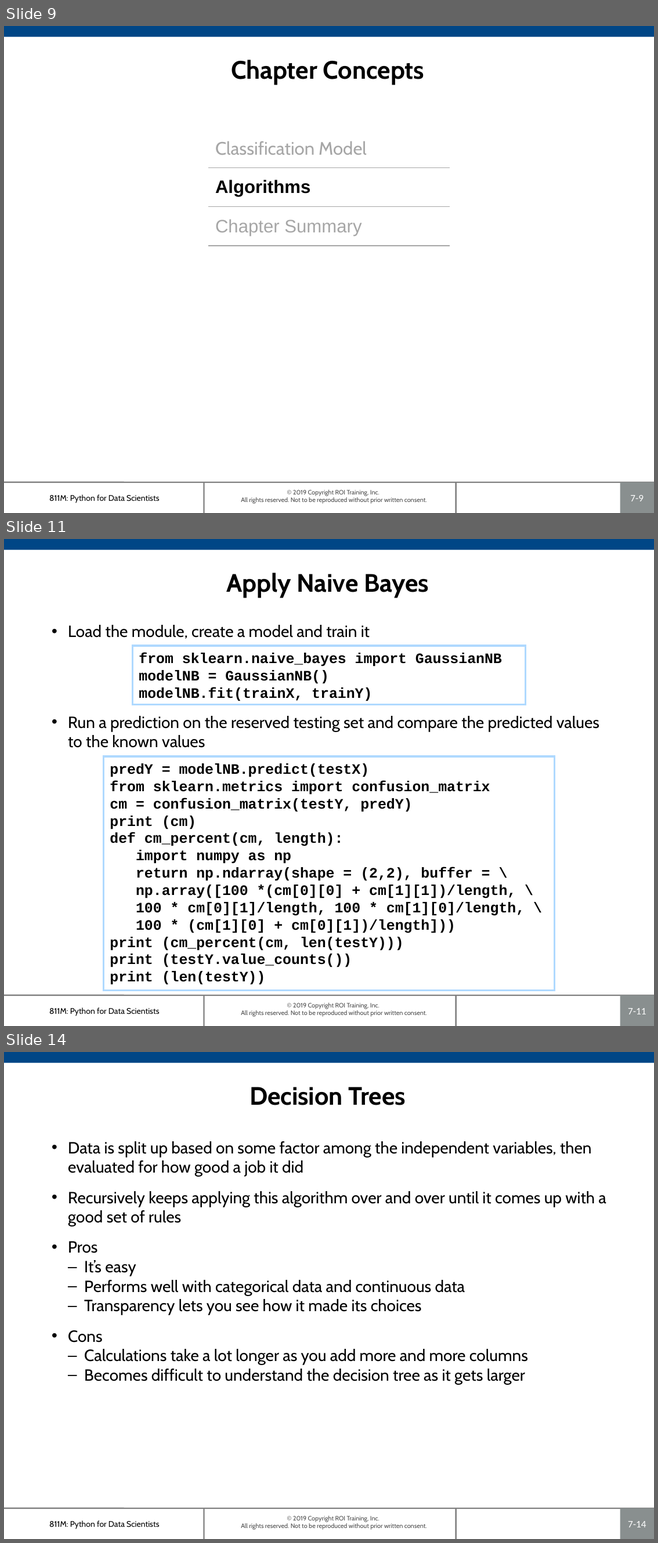
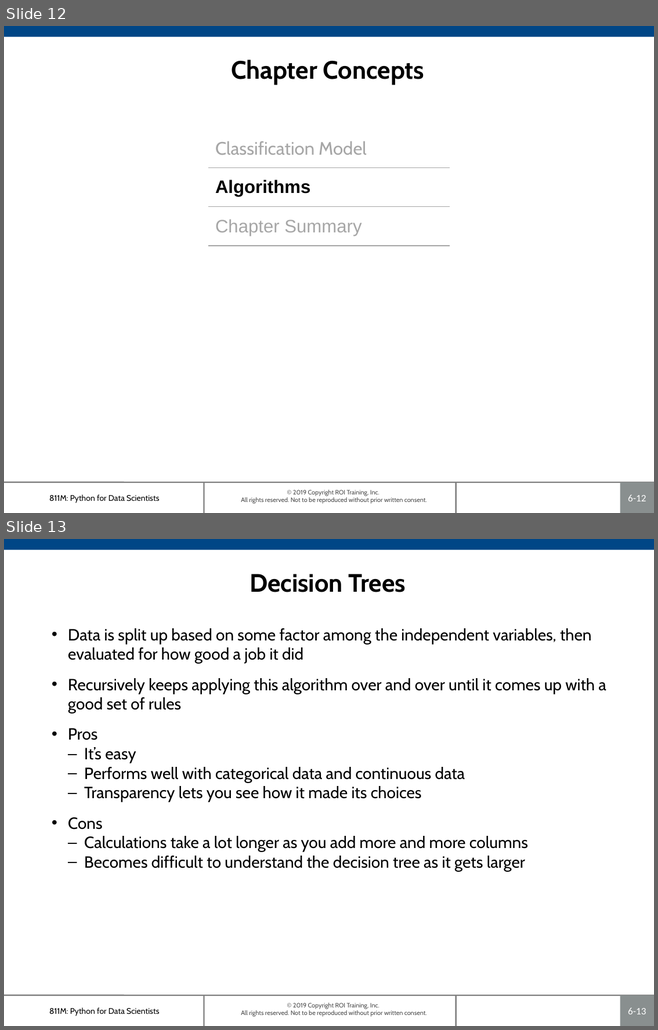
Before and after one commit to roitraining/SparkforDataEngineers, a slide deck: Ch06_ClassificationModels.pptx. Shown one above the other, each under a label of ours: slides 9, 11 and 14 before the commit, slides 12 and 13 after it; the slides between them are not shown. The pictures are 658x1543 and 658x1030 pixels, drawn with LibreOffice and Linux fonts; fonts in the diff are those of the drawing; background and template pictures are left out. Boxes give left, top, right and bottom in pixels: in the first picture for what was removed or moved away, otherwise in the second. Text is boxed around its words. In the diff, an @@ line names an element or a change of style, - is before the commit and + after.

```diff
--- a/Ch06_ClassificationModels.pptx
+++ b/Ch06_ClassificationModels.pptx
@@ slide 11 removed at [4,539,654,1026], background #FFFFFF; not listed: 7 template elements that a slide beside it also shows @@
@@ title removed at [226,573,429,598] @@
-Apply Naive Bayes
@@ text removed at [68,625,599,748] @@
-• Load the module, create a model and train it
-• Run a prediction on the reserved testing set and compare the predicted values to the known values
@@ rectangle removed at [133,646,525,705] @@
-from sklearn.naive_bayes import GaussianNB
-modelNB = GaussianNB()
-modelNB.fit(trainX, trainY)
@@ rectangle removed at [103,756,554,990] @@
-predY = modelNB.predict(testX)
-from sklearn.metrics import confusion_matrix
-cm = confusion_matrix(testY, predY)
-print (cm)
-def cm_percent(cm, length):
-import numpy as np
-return np.ndarray(shape = (2,2), buffer = \
-np.array([100 *(cm[0][0] + cm[1][1])/length, \
-100 * cm[0][1]/length, 100 * cm[1][0]/length, \
-100 * (cm[1][0] + cm[0][1])/length]))
-print (cm_percent(cm, len(testY)))
-print (testY.value_counts())
-print (len(testY))
@@ what was slide 9 is now slide 12 @@
@@ page number at [628,495,645,502]: text changed @@
-7-9
+6-12
@@ what was slide 14 is now slide 13 @@
@@ page number at [628,1008,645,1015]: text changed @@
-7-14
+6-13
```
Also in this commit, not shown: 6 slides changed, 9 slides added, 17 other slides removed, 1 other file.
